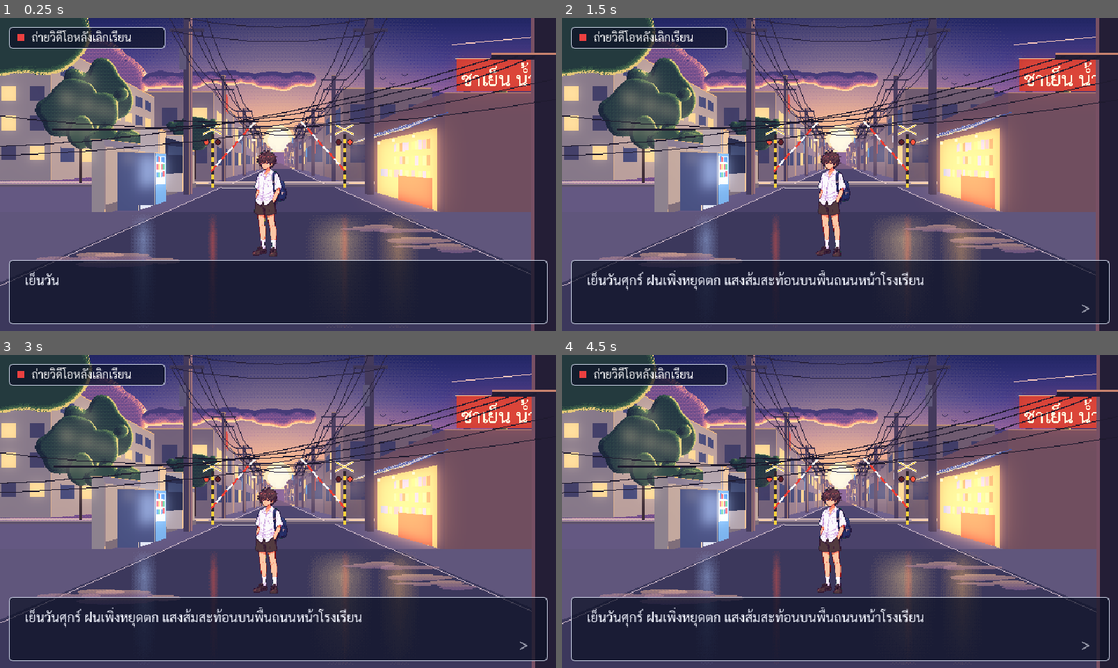
Above: before the commit, frames 1-4 (two rows, left to right).
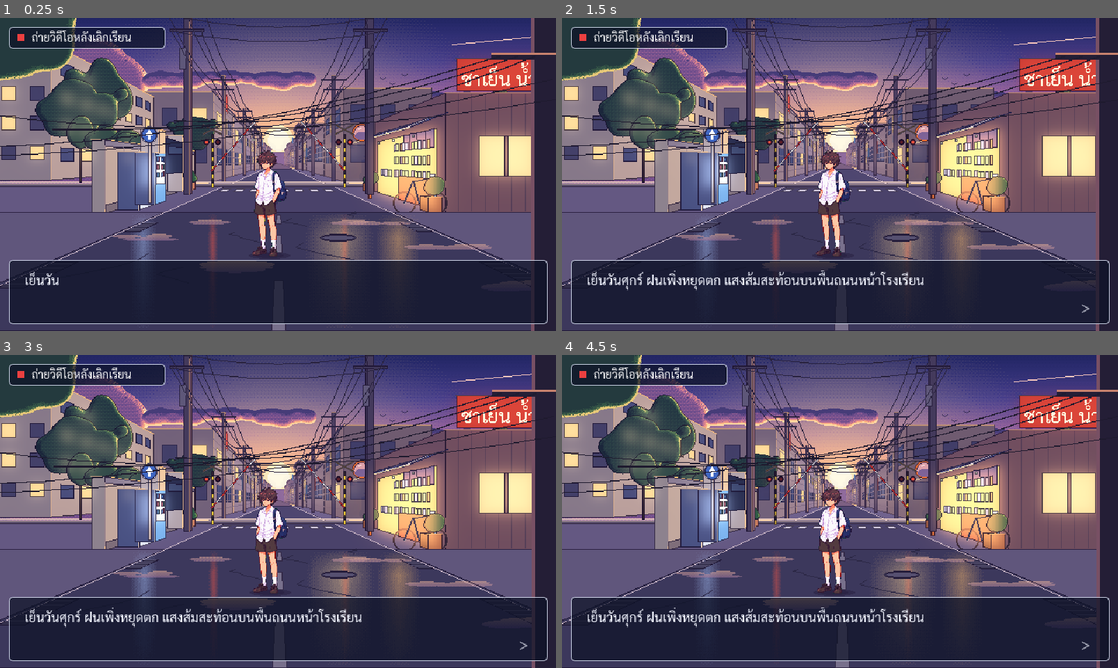
Above: after the commit, the same moments.

Repository: nerfmez/Story-game
Game: Godot game, scene res://scenes/main.tscn
Same seed, same stepped clock (60 frames per second), same inputs: the game is played once before the commit and once after it.
Inputs (mouse positions are in pixels of both pictures, inside the frame that each line leads up to):
- Up to frame 1 (0.25 s): no input
- Up to frame 2 (1.5 s): tap Enter (ui_accept) at 0.5, 0.77 s; move the mouse to (962, 158) at 0.52 s; tap Tab at 0.6, 1.35 s; click (962, 158) at 0.67 s; move the mouse to (728, 190) at 1.27 s; click (728, 190) at 1.42 s
- Up to frame 3 (3 s): tap Enter (ui_accept) at 1.52 s; move the mouse to (333, 442) at 2.02 s; tap Tab at 2.1, 2.85 s; click (333, 442) at 2.17 s; move the mouse to (250, 574) at 2.77 s; click (250, 574) at 2.92 s
- Up to frame 4 (4.5 s): tap Enter (ui_accept) at 3.02, 3.77 s; move the mouse to (1006, 558) at 3.52 s; tap Tab at 3.6, 4.35 s; click (1006, 558) at 3.67 s; move the mouse to (673, 464) at 4.27 s; click (673, 464) at 4.42 s

The runs differ from the first frame. In frame 1, 9.8% of the frame differs, in the area x 0-96%, y 0-100%; in frame 2, 9.9%; in frame 3, 9.8%; in frame 4, 10%, in the area x 0-97%, y 0-100%.

Commit message:
Anime line art for the 2D background, more street detail
- Painter tracks a per-shape ID map and inks a 1px selective outline
  (darker tone of each shape's own colour) where a shape meets anything
  behind it; drawn after the glow so lines stay crisp, faded with
  distance via per-layer line_strength; sky stays unlined
- Details: zebra crossing, convex traffic mirror, road sign, parked
  bicycle, potted plants, house siding and roof tiles, shop planks,
  window, menu posters and noren, manhole, drain grates, cracks and
  centre line
- Ground shadow under the hero

Co-Authored-By: Claude Opus 5.5 <noreply@anthropic.com>
Claude-Session: https://claude.ai/code/session_011NAKRUA9btL4iodwTEM3Dh

Diff:
--- a/scenes/main.tscn
+++ b/scenes/main.tscn
@@ -12,6 +12,7 @@
 [ext_resource type="Texture2D" path="res://assets/bg/06_foreground.png" id="10_fg"]
 [ext_resource type="Texture2D" path="res://assets/characters/hero_uniform.png" id="11_hero"]
 [ext_resource type="PackedScene" path="res://scenes/dialogue_box.tscn" id="12_dialogue"]
+[ext_resource type="Texture2D" path="res://assets/characters/shadow.png" id="13_shadow"]
 
 [sub_resource type="StyleBoxFlat" id="StyleBoxFlat_mission"]
 content_margin_left = 10.0
@@ -94,6 +95,11 @@
 
 [node name="Characters" type="Node2D" parent="."]
 
+[node name="HeroShadow" type="Sprite2D" parent="Characters"]
+position = Vector2(286, 269)
+texture = ExtResource("13_shadow")
+centered = false
+
 [node name="Hero" type="Sprite2D" parent="Characters"]
 position = Vector2(290, 152)
 texture = ExtResource("11_hero")
Binary file changed: assets/bg/02_city_far.png
Binary file changed: assets/bg/03_street.png
Binary file changed: assets/bg/03_train.png
Binary file changed: assets/bg/04_mid.png
Binary file changed: assets/bg/05_ground.png
Binary file changed: assets/bg/06_foreground.png
Binary file added: assets/characters/shadow.png
Not shown, added: assets/characters/shadow.png.import
Binary file changed: docs/screenshot.png
Not shown: 1 places in scenes/main.tscn that only renumber resources
Not shown, changed: README.md
Not shown, changed: tools/make_anime_bg.py
